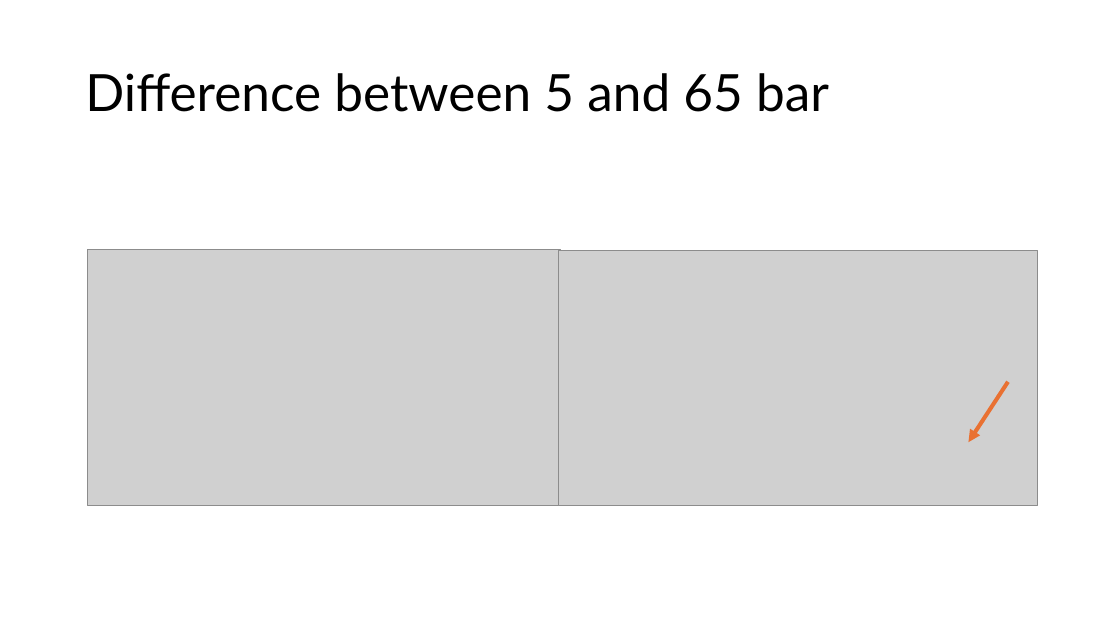
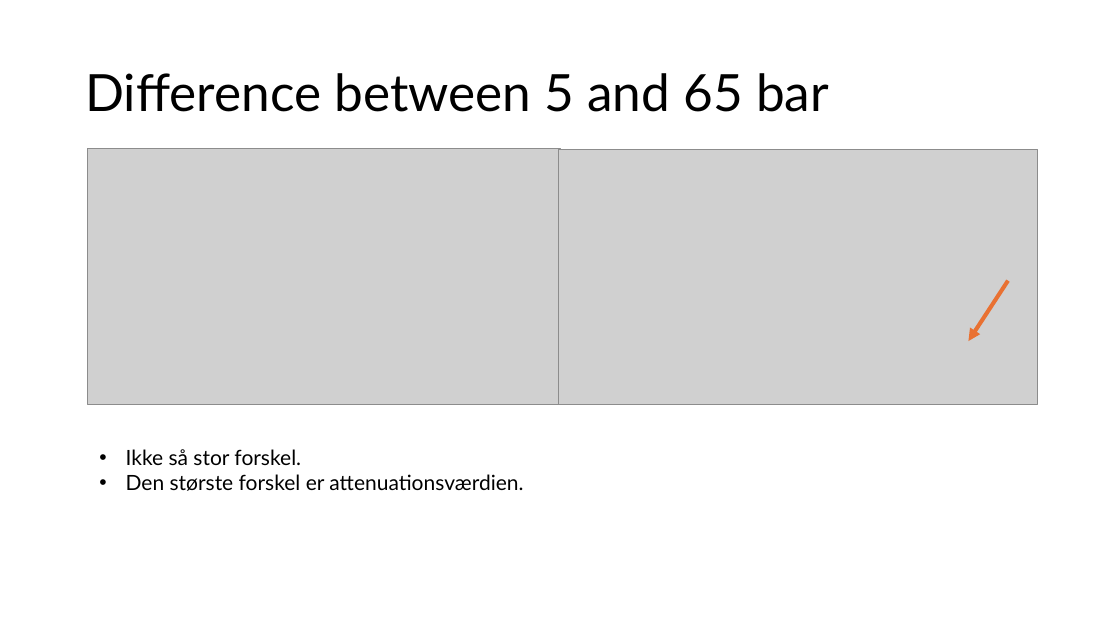
Before and after one commit to andreasaspe/MicroCracks, a slide deck: slide 2 of Meeting_Anders_Isaac_21_10_24/Status.pptx. Drawn at 1120x630 pixels with LibreOffice and Linux fonts; fonts in the diff are those of the drawing; grey boxes stand for pictures. Boxes give left, top, right and bottom in pixels: in the first picture for what was removed or moved away, otherwise in the second. Text is boxed around its words. In the diff, an @@ line names an element or a change of style, - is before the commit and + after.

```diff
--- a/Meeting_Anders_Isaac_21_10_24/Status.pptx
+++ b/Meeting_Anders_Isaac_21_10_24/Status.pptx
@@ 2 pictures, 1 arrow: place and size @@
-2 pictures, 1 arrow at box(88, 250, 1038, 506)
+2 pictures, 1 arrow at box(88, 149, 1038, 405)
@@ text added at box(126, 449, 523, 491), 18 pt, text #000000 @@
+• Ikke så stor forskel.
+• Den største forskel er attenuationsværdien.
```
Also in this commit, not shown: 3 slides added, 3 other files.
